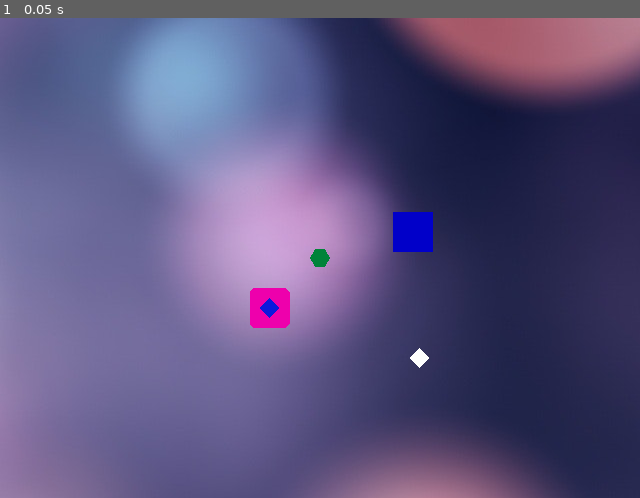
Above: before the commit, frame 1.
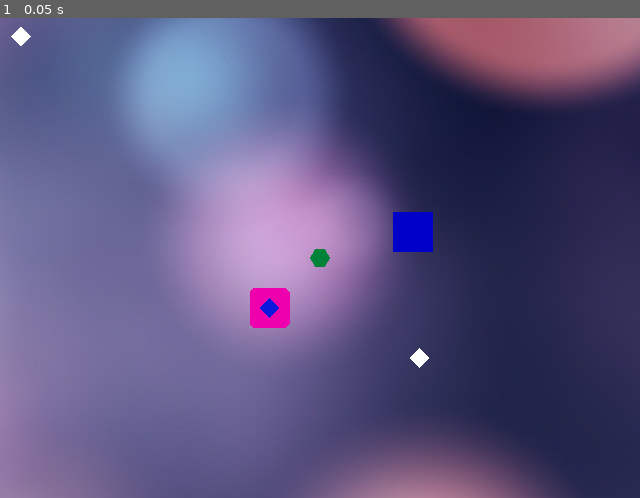
Above: after the commit, the same moment.

Repository: rikkiprince/ggj19-yyc-home
Game: Godot game, scene res://MainScene.tscn
Same seed, same stepped clock (60 frames per second), same inputs: the game is played once before the commit and once after it.
Inputs:
- Up to frame 1 (0.05 s): no input

The runs differ from the first frame. In frame 1, less than 0.1% of the frame differs, in the area x 1-5%, y 1-6%.

Commit message:
Picking up objects with player

Diff:
--- a/godot-project/MainScene.tscn
+++ b/godot-project/MainScene.tscn
@@ -34,9 +34,14 @@
 scale = Vector2( 2, 2 )
 _sections_unfolded = [ "Transform" ]
 
-[node name="Player" parent="." index="4" instance=ExtResource( 6 )]
+[node name="PowerUp2" parent="." index="4" instance=ExtResource( 4 )]
 
-[node name="Music" type="AudioStreamPlayer" parent="." index="5"]
+position = Vector2( -299.015, -221.939 )
+_sections_unfolded = [ "Transform" ]
+
+[node name="Player" parent="." index="5" instance=ExtResource( 6 )]
+
+[node name="Music" type="AudioStreamPlayer" parent="." index="6"]
 
 stream = ExtResource( 7 )
 volume_db = -10.0
--- a/godot-project/Player/Player.gd
+++ b/godot-project/Player/Player.gd
@@ -5,8 +5,20 @@
 const JOYPAD_DEADZONE = 0.50
 var joypad_vec
 
+export var max_object_capacity = 1
+var carried_objects = []
+
 func _ready():
 	joypad_vec = Vector2(0,0)
 
 func _physics_process(delta):
 	pass
+
+func pick_up_object(object, type):
+	if(len(carried_objects) >= max_object_capacity):
+		print("carrying too many objects!")
+		return false
+
+	print("picked up "+str(type))
+	carried_objects.append(type)
+	return true
--- a/godot-project/Player/Player.tscn
+++ b/godot-project/Player/Player.tscn
@@ -20,6 +20,7 @@
 [node name="Player" type="Node2D"]
 
 script = ExtResource( 1 )
+max_object_capacity = 1
 
 [node name="KinematicBody2D" type="KinematicBody2D" parent="." index="0"]
 
@@ -28,7 +29,7 @@
 collision_mask = 1
 collision/safe_margin = 0.08
 script = ExtResource( 2 )
-_sections_unfolded = [ "Collision", "Pickable", "collision" ]
+_sections_unfolded = [ "Collision", "Material", "Pause", "Pickable", "Transform", "Visibility", "Z Index", "collision" ]
 
 [node name="Polygon2D" type="Polygon2D" parent="KinematicBody2D" index="0"]
 
--- /dev/null
+++ b/godot-project/PowerUp/Area2D.gd
@@ -0,0 +1,29 @@
+extends Area2D
+
+# class member variables go here, for example:
+# var a = 2
+# var b = "textvar"
+enum PICKUP {
+	diamond
+}
+
+func _ready():
+	# Called when the node is added to the scene for the first time.
+	# Initialization here
+	print("hello world")
+	pass
+
+#func _process(delta):
+#	# Called every frame. Delta is time since last frame.
+#	# Update game logic here.
+#	pass
+
+
+func _on_Area2D_body_entered(body):
+	print(body)
+	# tell body to attempt to pick up (type of) object
+	var picked_up = body.get_parent().pick_up_object(self, PICKUP.diamond)
+	if(picked_up):
+		# (turn off collider and initiate animation/particle effect: nice to have)
+		# remove this object
+		get_parent().remove_child(self)
--- a/godot-project/PowerUp/PowerUp.tscn
+++ b/godot-project/PowerUp/PowerUp.tscn
@@ -1,23 +1,26 @@
 [gd_scene load_steps=3 format=2]
 
-[ext_resource path="res://PowerUp/KinematicBody2D.gd" type="Script" id=1]
+[ext_resource path="res://PowerUp/Area2D.gd" type="Script" id=1]
 
 [sub_resource type="CircleShape2D" id=1]
 
 custom_solver_bias = 0.0
-radius = 7.5
+radius = 12.6062
 
 [node name="PowerUp" type="Node2D"]
 
-[node name="PowerUpKin" type="KinematicBody2D" parent="." index="0"]
+[node name="Area2D" type="Area2D" parent="." index="0"]
 
-input_pickable = false
-collision_layer = 1
-collision_mask = 1
-collision/safe_margin = 0.08
+input_pickable = true
+gravity_vec = Vector2( 0, 1 )
+gravity = 98.0
+linear_damp = 0.1
+angular_damp = 1.0
+audio_bus_override = false
+audio_bus_name = "Master"
 script = ExtResource( 1 )
 
-[node name="PowerUpPoly2D" type="Polygon2D" parent="PowerUpKin" index="0"]
+[node name="PowerUpPoly2D" type="Polygon2D" parent="Area2D" index="0"]
 
 polygon = PoolVector2Array( 0, 10, -10, 0, 0, -10, 10, 0 )
 uv = PoolVector2Array(  )
@@ -32,7 +35,8 @@
 invert_enable = false
 invert_border = 100.0
 
-[node name="PowerUpColl2D" type="CollisionShape2D" parent="PowerUpKin" index="1"]
+[node name="PowerUpColl2D" type="CollisionShape2D" parent="Area2D" index="1"]
 
 shape = SubResource( 1 )
-disabled = true
+
+[connection signal="body_entered" from="Area2D" to="Area2D" method="_on_Area2D_body_entered"]
